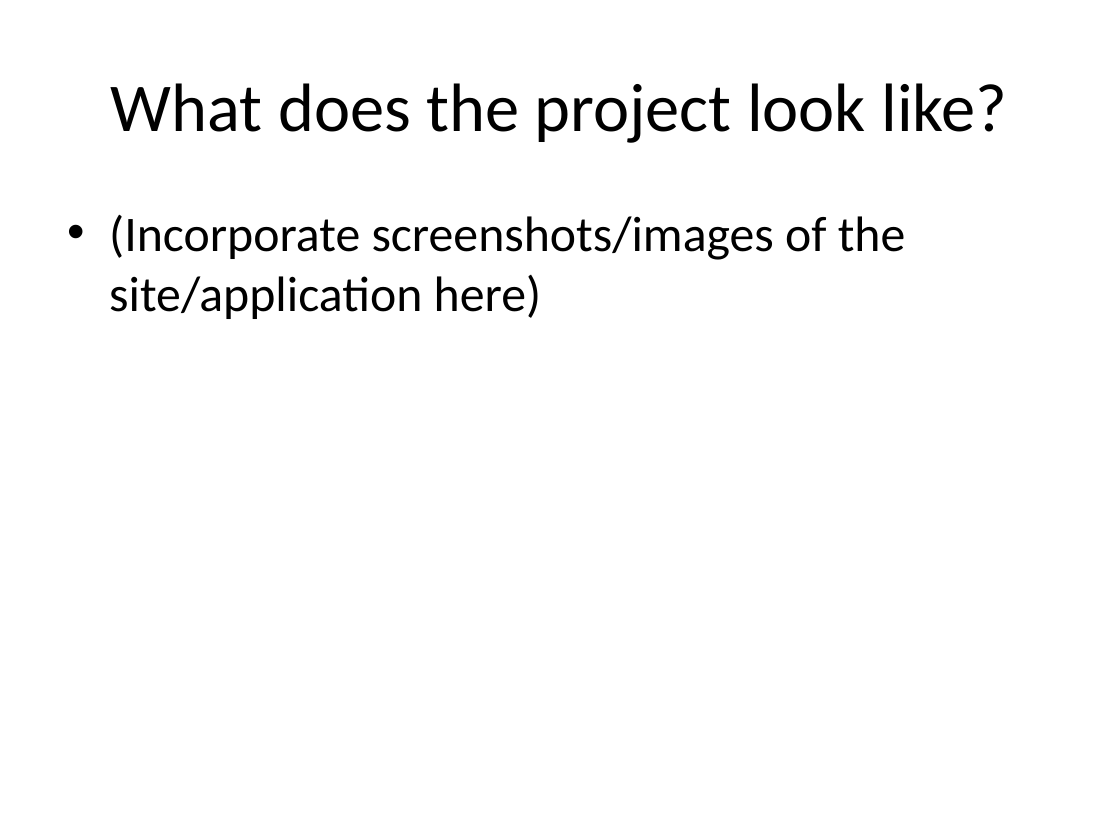
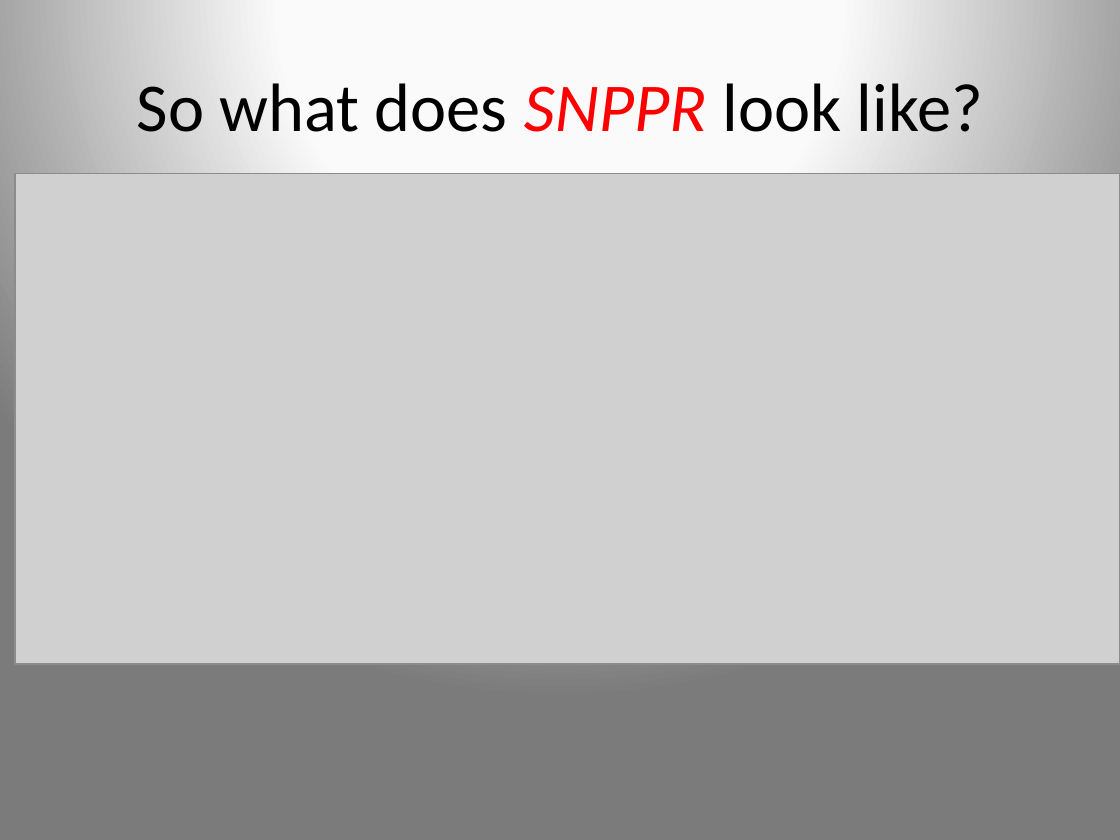
Before and after one commit to charlespark/Project_Three, a slide deck: slide 5 of Pitch_Deck_V2.pptx. Drawn at 1120x840 pixels with LibreOffice and Linux fonts; fonts in the diff are those of the drawing; grey boxes stand for pictures. Boxes give left, top, right and bottom in pixels: in the first picture for what was removed or moved away, otherwise in the second. Text is boxed around its words. In the diff, an @@ line names an element or a change of style, - is before the commit and + after.

Commit message:
Project Decks
Checking in the presentation decks.

```diff
--- a/Pitch_Deck_V2.pptx
+++ b/Pitch_Deck_V2.pptx
@@ background #FFFFFF to gradient #FCFCFC to #FBFBFB to #7B7B7B @@
@@ title at [137,83,983,132]: text changed @@
-What does the project look like?
+So what does SNPPR look like?
@@ picture added at [15,174,1120,664] @@
@@ text removed at [109,215,906,319] @@
-• (Incorporate screenshots/images of the site/application here)
```
Also in this commit, not shown: 13 other slides changed, 2 other files.
